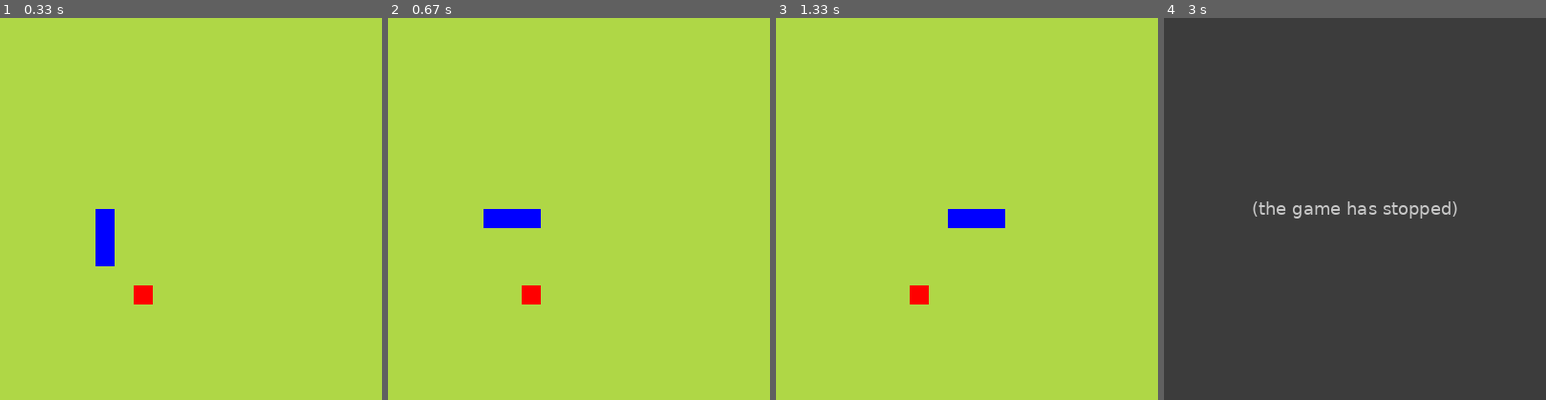
Above: before the commit, frames 1-4 (left to right).
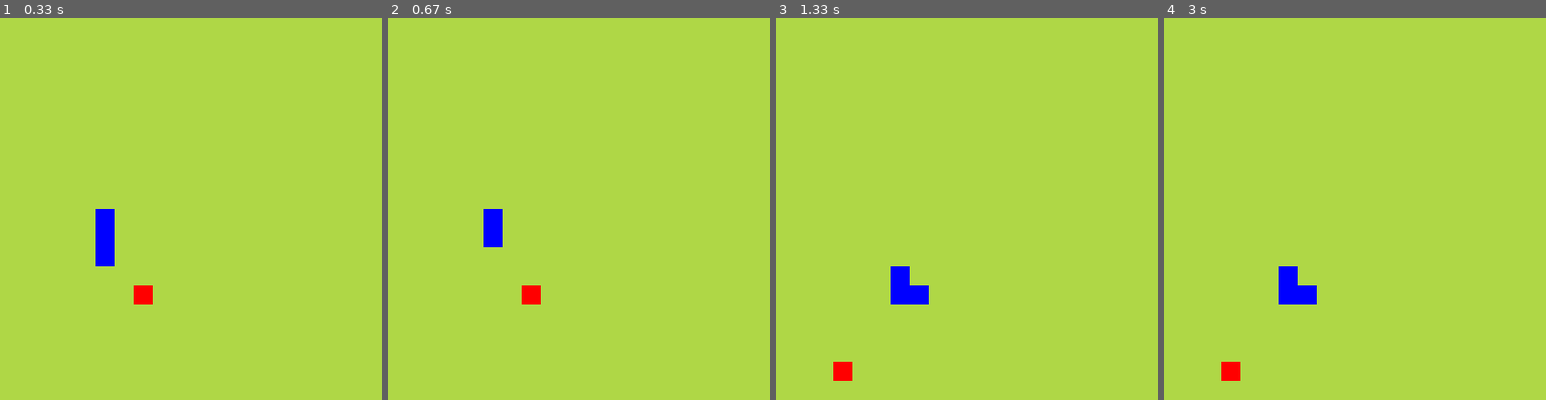
Above: after the commit, the same moments.

Repository: jjelarmo/Automated-snake-using-A-star-algorithm
Game: pygame game, started from snake_pygame.py
Same seed, same stepped clock (60 frames per second), same inputs: the game is played once before the commit and once after it.
Inputs:
- Up to frame 1 (0.33 s): no input
- Up to frame 2 (0.67 s): tap Space at 0.33 s
- Up to frame 3 (1.33 s): no input
- Up to frame 4 (3 s): no input

Frame 1 is identical in both runs. In frame 2, 0.8% of the frame differs, in the area x 25-40%, y 50-60%; in frame 3, 1.8%; in frame 4, 100%, in the area x 0-100%, y 0-100%.
Before the commit the program exited at 2.7 s; later frames show no game.

Commit message:
Use of A star path finding function
Need to update:
1. Collision detection
2. Continuous path finding right after a successful find

Diff:
--- a/snake_pygame.py
+++ b/snake_pygame.py
@@ -254,9 +254,7 @@
             current_node = current_node.predecessor
             stack.push(current_node)
 
-    print("TRACE PATH")
-    while(not stack.is_empty()):
-        print(stack.pop())
+    return stack
 
 pygame.init()
 cell_size = 20
@@ -294,7 +292,8 @@
         grid[x][y].draw_box()
 
 main_game = GAME()
-search_path(grid, main_game)
+s=search_path(grid, main_game)
+
 #test cases
 '''
 a=Node(5,6)
@@ -326,21 +325,33 @@
         if event.type == pygame.QUIT:
             pygame.quit()
             sys.exit()
-        if event.type == SCREEN_UPDATE and main_game.update == 'play':
-            main_game.update_current()
-            main_game.collision(cell_number)
         if event.type == pygame.KEYDOWN:
             if main_game.update == 'stop' and event.key== pygame.K_SPACE:
                 main_game.update = 'play'
-            if main_game.update == 'play' and event.key == pygame.K_UP:
-                main_game.update_new(Vector2(0,-1))
-            if main_game.update == 'play' and event.key == pygame.K_DOWN:
-                main_game.update_new(Vector2(0,1))
-            if main_game.update == 'play' and event.key == pygame.K_LEFT:
-                main_game.update_new(Vector2(-1,0))
-            if main_game.update == 'play' and event.key == pygame.K_RIGHT:
-                main_game.update_new(Vector2(1,0))
+        if event.type == SCREEN_UPDATE and main_game.update == 'play':
+            while (not s.is_empty()):
+                new_direction=s.pop().coordinates - main_game.snake.body[0].coordinates
+                main_game.update_new(new_direction)
+                print(main_game.snake.body[0])
+                #main_game.collision(cell_number)
+
+                main_game.draw_elements()
+                pygame.time.wait(100)
+                pygame.display.update()
+            #if main_game.snake.movement == "eating":
+            #   pygame.quit()
+            #   sys.exit()
+
+
+            #if main_game.update == 'play' and event.key == pygame.K_UP:
+            #   main_game.update_new(Vector2(0,-1))
+            #if main_game.update == 'play' and event.key == pygame.K_DOWN:
+            #   main_game.update_new(Vector2(0,1))
+            #if main_game.update == 'play' and event.key == pygame.K_LEFT:
+            #    main_game.update_new(Vector2(-1,0))
+            #if main_game.update == 'play' and event.key == pygame.K_RIGHT:
+            #    main_game.update_new(Vector2(1,0))
 
     main_game.draw_elements()
+    pygame.time.wait(10)
     pygame.display.update()
-    clock.tick(60)
